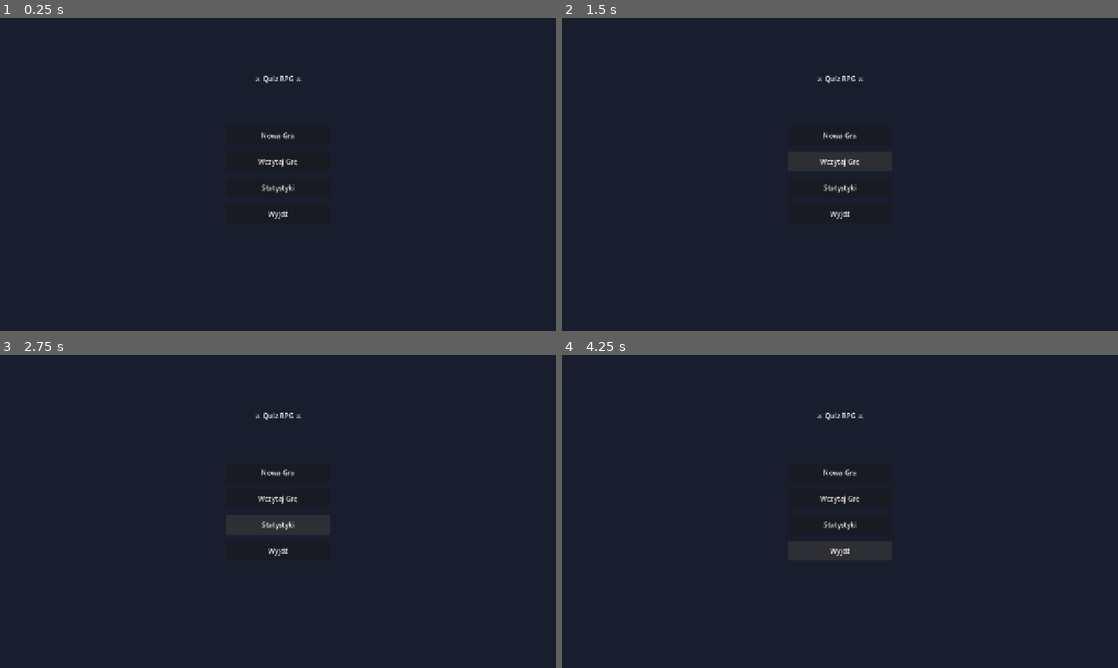
Above: before the commit, frames 1-4 (two rows, left to right).
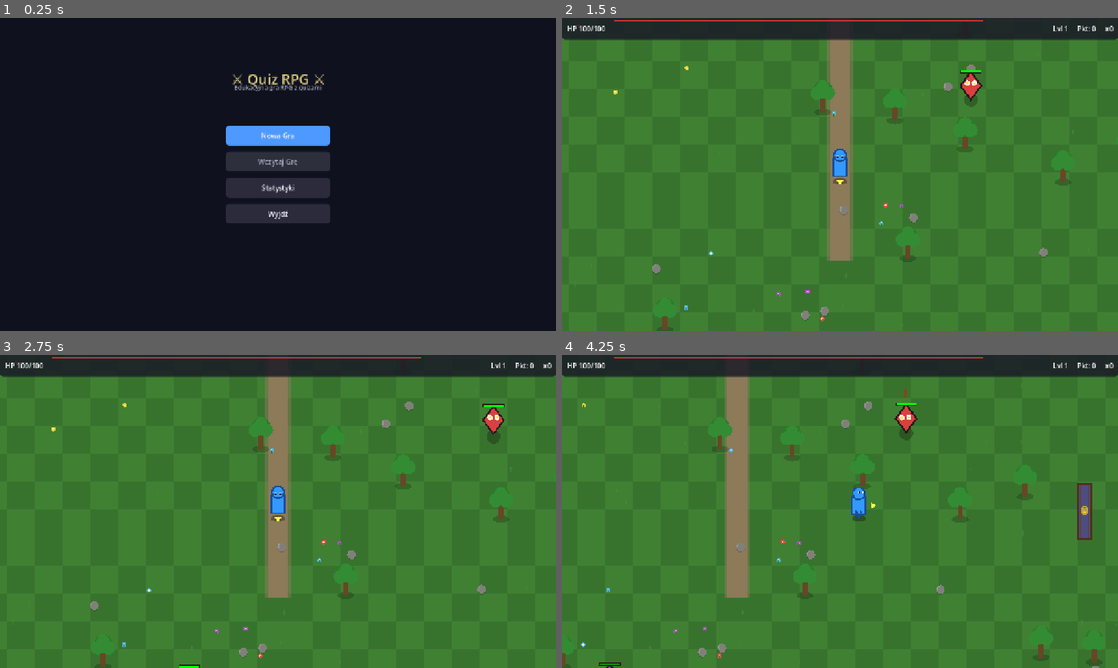
Above: after the commit, the same moments.

Repository: DaVideX12324/Artefakt-Wiedzy
Game: Godot game, scene res://scenes/maps/main_menu.tscn
Same seed, same stepped clock (60 frames per second), same inputs: the game is played once before the commit and once after it.
Inputs (mouse positions are in pixels of both pictures, inside the frame that each line leads up to):
- Up to frame 1 (0.25 s): no input
- Up to frame 2 (1.5 s): click "Nowa Gra" at 0.5 s; click (840, 161) at 1.25 s, where only the run before the commit has a clickable "Wczytaj Grę"
- Up to frame 3 (2.75 s): click (278, 524) at 2 s, where only the run before the commit has a clickable "Statystyki"
- Up to frame 4 (4.25 s): click (840, 549) at 2.75 s, where only the run before the commit has a clickable "Wyjdź"; hold D (move_right) from 3.53 s (still down); hold E (interact) from 3.53 s (still down)

The runs differ from the first frame. In frame 1, 4.9% of the frame differs, in the area x 40-60%, y 17-66%; in frame 2, 94%, in the area x 0-100%, y 0-100%; in frame 3, 94%; in frame 4, 94%.
Error before the commit: Parse Error: Identifier "RoundManager" not declared in the current scope. (res://autoloads/game_manager.gd:70)

Commit message:
Revert "sync(autoloads): game_manager i quiz_manager z BitBombera"
This reverts commit 105582eba1ddc16d01e066dd742e79ef70561035.

Diff:
--- a/autoloads/game_manager.gd
+++ b/autoloads/game_manager.gd
@@ -1,90 +1,106 @@
 extends Node
 
-## Główny menedżer gry BitBomber.
-## Zarządza stanami gry i przejściami między nimi.
+## Główny menedżer gry — zarządza stanami, scenami i zapisami.
 
-var debug_enabled: bool = true # Zmień na false, aby wyciszyć całą grę
-
-enum GameState {
-	MENU,
-	PLAYING,
-	QUIZ_POWERUP,
-	QUIZ_LAST_CHANCE,
-	ROUND_END,
-	GAME_OVER
-}
-
-enum WinCondition {
-	FIRST_TO_X,    ## Wygrywa ten, kto pierwszy zdobędzie X rund
-	MOST_WINS_IN_Y ## Wygrywa ten, kto ma więcej wygranych po Y rundach
-}
+enum GameState { MENU, EXPLORING, QUIZ_COMBAT, QUIZ_PUZZLE, PAUSED, CUTSCENE }
 
 signal state_changed(old_state: GameState, new_state: GameState)
+signal scene_transition_started
+signal scene_transition_finished
 
 var current_state: GameState = GameState.MENU
-
-var num_human_players: int = 1
-var num_bots: int = 1
-var rounds_to_win: int = 3   ## Używane w trybie FIRST_TO_X
-var max_rounds: int = 5      ## Używane w trybie MOST_WINS_IN_Y (max 20)
-var selected_quiz_id: String = ""
-
-## Poziom trudności botów: 0=Easy 1=Medium 2=Hard (mapowane na BotAI.Difficulty)
-var bot_difficulty: int = 0
-
-## Warunek wygranej sesji
-var win_condition: WinCondition = WinCondition.FIRST_TO_X
-
-## Referencja do persistentnego roota (ustawiana przez game.gd)
-var game_node: Node = null
-
-## Tryb embedded: null = standalone, Node = host modułu
-var host_module: Node = null
-
-
-func is_embedded() -> bool:
-	return host_module != null
+var current_map_path: String = ""
+var _transition_in_progress: bool = false
 
 
 func change_state(new_state: GameState) -> void:
-	var old := current_state
+	var old_state = current_state
 	current_state = new_state
-	state_changed.emit(old, new_state)
+	state_changed.emit(old_state, new_state)
 
 
-func is_playing() -> bool:
-	return current_state == GameState.PLAYING
+func is_exploring() -> bool:
+	return current_state == GameState.EXPLORING
 
 
 func is_in_quiz() -> bool:
-	return current_state in [GameState.QUIZ_POWERUP, GameState.QUIZ_LAST_CHANCE]
+	return current_state in [GameState.QUIZ_COMBAT, GameState.QUIZ_PUZZLE]
 
 
-func total_players() -> int:
-	return num_human_players + num_bots
+func transition_to_scene(scene_path: String) -> void:
+	if _transition_in_progress:
+		return
+	_transition_in_progress = true
+	scene_transition_started.emit()
+
+	# Fade out
+	var tree = get_tree()
+	var tween = create_tween()
+	tween.tween_method(_set_fade, 0.0, 1.0, 0.3)
+	await tween.finished
+
+	tree.change_scene_to_file(scene_path)
+	current_map_path = scene_path
+
+	# Fade in
+	await tree.tree_changed
+	tween = create_tween()
+	tween.tween_method(_set_fade, 1.0, 0.0, 0.3)
+	await tween.finished
+
+	_transition_in_progress = false
+	scene_transition_finished.emit()
 
 
-func start_game(human_players: int = 1, bots: int = 1) -> void:
-	num_human_players = human_players
-	num_bots = bots
-	RoundManager.reset_session()
-	change_state(GameState.PLAYING)
-	if game_node:
-		game_node.load_arena()
-	else:
-		get_tree().change_scene_to_file("res://scenes/maps/arena.tscn")
+func _set_fade(value: float) -> void:
+	# Overlay CanvasLayer ustawiony w HUD
+	var fade_rect = get_node_or_null("/root/HUD/FadeOverlay")
+	if fade_rect:
+		fade_rect.modulate.a = value
 
 
-func go_to_menu() -> void:
-	change_state(GameState.MENU)
-	if is_embedded():
-		host_module.emit_signal("exit_requested")
-	elif game_node:
-		game_node.load_menu()
-	else:
-		get_tree().change_scene_to_file("res://scenes/menus/main_menu.tscn")
+## --- Zapis i odczyt gry ---
+
+const SAVE_PATH = "user://savegame.json"
+
+func save_game() -> void:
+	var save_data = {
+		"player_stats": PlayerStats.get_save_data(),
+		"quiz_progress": QuizManager.get_save_data(),
+		"difficulty": DifficultyManager.get_save_data(),
+		"current_map": current_map_path,
+	}
+	var file = FileAccess.open(SAVE_PATH, FileAccess.WRITE)
+	if file:
+		file.store_string(JSON.stringify(save_data, "\t"))
+		file.close()
 
 
-func log_debug(message: Variant, category: String = "GENERAL") -> void:
-	if OS.is_debug_build():
-		print("[%s] %s" % [category.to_upper(), str(message)])
+func load_game() -> bool:
+	if not FileAccess.file_exists(SAVE_PATH):
+		return false
+	var file = FileAccess.open(SAVE_PATH, FileAccess.READ)
+	if not file:
+		return false
+	var json = JSON.new()
+	var result = json.parse(file.get_as_text())
+	file.close()
+	if result != OK:
+		return false
+
+	var data = json.data
+	PlayerStats.load_save_data(data.get("player_stats", {}))
+	QuizManager.load_save_data(data.get("quiz_progress", {}))
+	DifficultyManager.load_save_data(data.get("difficulty", {}))
+
+	if data.has("current_map") and data["current_map"] != "":
+		transition_to_scene(data["current_map"])
+	return true
+
+
+func new_game() -> void:
+	PlayerStats.reset()
+	QuizManager.reset()
+	DifficultyManager.reset()
+	change_state(GameState.EXPLORING)
+	transition_to_scene("res://scenes/maps/world_map.tscn")
--- a/autoloads/quiz_manager.gd
+++ b/autoloads/quiz_manager.gd
@@ -2,27 +2,24 @@
 
 ## Zarządza bazą pytań quizowych, ładowaniem z JSON i walidacją odpowiedzi.
 ## Oddziela warstwę merytoryczną od prezentacji — pytania ładowane z plików JSON.
-##
-## Obsługiwane typy pytań (pole "type" w JSON):
-##   "multiple_choice" — klasyczny wybór jednej z N odpowiedzi (domyślny)
-##   "true_false"      — prawda / fałsz
-##   "fill_tiles"      — uzupełnianie luk kafelkami z puli
-##   "fill_text"       — wpisanie słowa/frazy (z opcjonalnym prefilled_pattern)
-##   "matching"        — łączenie lewej i prawej kolumny w pary
-##
-## Format answer_current() — player_answer: Dictionary:
-##   multiple_choice : { "index": int }
-##   true_false      : { "value": bool }
-##   fill_text       : { "text": String }
-##   fill_tiles      : { "placements": { "0": "wartość", "1": "wartość", ... } }
-##   matching        : { "pairs": [ { "left_index": int, "right_index": int }, ... ] }
 
 signal quiz_loaded(quiz_id: String)
 signal question_answered(correct: bool, question_data: Dictionary)
 signal quiz_completed(quiz_id: String, score: int, total: int)
 
-var _quizzes: Dictionary = {}            # quiz_id -> Array[Dictionary]
-var _answered_questions: Dictionary = {} # question_id -> { "correct": int, "wrong": int }
+## Struktura pytania:
+## {
+##   "id": "q001",
+##   "question": "Treść pytania",
+##   "answers": ["A", "B", "C", "D"],
+##   "correct_index": 0,
+##   "difficulty": 1,        # 1-5
+##   "category": "informatyka",
+##   "explanation": "Opcjonalne wyjaśnienie"
+## }
+
+var _quizzes: Dictionary = {}          # quiz_id -> Array[Dictionary]
+var _answered_questions: Dictionary = {} # question_id -> { correct: bool, times: int }
 var _current_quiz_id: String = ""
 var _current_questions: Array = []
 var _current_question_index: int = 0
@@ -32,10 +29,6 @@
 func _ready() -> void:
 	_load_all_quizzes()
 
-
-# ---------------------------------------------------------------------------
-# Ładowanie quizów
-# ---------------------------------------------------------------------------
 
 ## Ładuje wszystkie pliki .json z folderu res://resources/quizzes/
 func _load_all_quizzes() -> void:
@@ -76,49 +69,21 @@
 		_quizzes[quiz_id] = data
 
 
-# ---------------------------------------------------------------------------
-# Pobieranie pytań
-# ---------------------------------------------------------------------------
-
-## Zwraca przefiltrowaną i przetasowaną listę pytań.
-## allowed_types — pusta tablica = wszystkie typy; np. ["multiple_choice", "true_false"]
-func get_questions(
-	quiz_id: String,
-	difficulty_range: Vector2i = Vector2i(1, 5),
-	count: int = 5,
-	allowed_types: Array = []
-	) -> Array:
+## Zwraca listę pytań przefiltrowaną wg trudności
+func get_questions(quiz_id: String, difficulty_range: Vector2i = Vector2i(1, 5), count: int = 5) -> Array:
 	if not _quizzes.has(quiz_id):
 		push_warning("QuizManager: Quiz '%s' nie istnieje" % quiz_id)
 		return []
 
 	var all_questions: Array = _quizzes[quiz_id]
 	var filtered: Array = []
-	var max_diff_found = 0
-
-	# Etap 1: Sprawdzamy najwyższą dostępną trudność dla pasujących typów
+
 	for q in all_questions:
 		var diff = q.get("difficulty", 1)
-		var qtype = q.get("type", "multiple_choice")
-		if allowed_types.is_empty() or (qtype in allowed_types):
-			max_diff_found = maxi(max_diff_found, diff)
-
-	# Etap 2: Fallback zakresu trudności
-	var actual_range = difficulty_range
-	if max_diff_found > 0 and max_diff_found < difficulty_range.x:
-		actual_range.y = max_diff_found
-		actual_range.x = maxi(1, max_diff_found - 2)
-
-	# Etap 3: Właściwe filtrowanie pytań
-	for q in all_questions:
-		var diff = q.get("difficulty", 1)
-		var qtype = q.get("type", "multiple_choice")
-		var diff_ok = diff >= actual_range.x and diff <= actual_range.y
-		var type_ok = allowed_types.is_empty() or (qtype in allowed_types)
-
-		if diff_ok and type_ok:
+		if diff >= difficulty_range.x and diff <= difficulty_range.y:
 			filtered.append(q)
 
+	# Mieszaj i ogranicz
 	filtered.shuffle()
 	if filtered.size() > count:
 		filtered.resize(count)
@@ -126,18 +91,9 @@
 	return filtered
 
 
-# ---------------------------------------------------------------------------
-# Przepływ quizu
-# ---------------------------------------------------------------------------
-
-## Rozpoczyna quiz — zwraca pierwsze pytanie lub {} jeśli brak pytań.
-func start_quiz(
-	quiz_id: String,
-	difficulty_range: Vector2i = Vector2i(1, 5),
-	count: int = 5,
-	allowed_types: Array = []
-) -> Dictionary:
-	_current_questions = get_questions(quiz_id, difficulty_range, count, allowed_types)
+## Rozpoczyna quiz — zwraca pierwszy question lub null
+func start_quiz(quiz_id: String, difficulty_range: Vector2i = Vector2i(1, 5), count: int = 5) -> Dictionary:
+	_current_questions = get_questions(quiz_id, difficulty_range, count)
 	_current_quiz_id = quiz_id
 	_current_question_index = 0
 	_current_score = 0
@@ -149,15 +105,13 @@
 	return _current_questions[0]
 
 
-## Sprawdza odpowiedź na bieżące pytanie.
-## player_answer: Dictionary — format zależy od pola "type" pytania (patrz nagłówek).
-## Zwraca słownik z wynikiem lub {} jeśli quiz już skończony.
-func answer_current(player_answer: Dictionary) -> Dictionary:
+## Sprawdza odpowiedź na bieżące pytanie
+func answer_current(selected_index: int) -> Dictionary:
 	if _current_question_index >= _current_questions.size():
 		return {}
 
 	var question = _current_questions[_current_question_index]
-	var correct := _check_answer(question, player_answer)
+	var correct = (selected_index == question.get("correct_index", -1))
 
 	if correct:
 		_current_score += 1
@@ -175,17 +129,13 @@
 
 	_current_question_index += 1
 
+	# Czy quiz się skończył?
 	if _current_question_index >= _current_questions.size():
 		quiz_completed.emit(_current_quiz_id, _current_score, _current_questions.size())
 
 	return {
 		"correct": correct,
-		"question_type": question.get("type", "multiple_choice"),
 		"correct_index": question.get("correct_index", 0),
-		"correct_answer": question.get("correct_answer", null),
-		"answer": question.get("answer", ""),
-		"gaps": question.get("gaps", []),
-		"pairs": question.get("pairs", []),
 		"explanation": question.get("explanation", ""),
 		"quiz_finished": _current_question_index >= _current_questions.size(),
 		"score": _current_score,
@@ -193,7 +143,6 @@
 	}
 
 
-## Zwraca bieżące pytanie bez przesuwania indeksu.
 func get_current_question() -> Dictionary:
 	if _current_question_index < _current_questions.size():
 		return _current_questions[_current_question_index]
@@ -204,73 +153,7 @@
 	return _quizzes.keys()
 
 
-# ---------------------------------------------------------------------------
-# Sprawdzanie odpowiedzi — wewnętrzna logika per typ
-# ---------------------------------------------------------------------------
-
-func _check_answer(question: Dictionary, player_answer: Dictionary) -> bool:
-	var qtype = question.get("type", "multiple_choice")
-
-	match qtype:
-		"multiple_choice":
-			return player_answer.get("index", -1) == question.get("correct_index", -1)
-
-		"true_false":
-			return player_answer.get("value", null) == question.get("correct_answer", null)
-
-		"fill_text":
-			var given: String = player_answer.get("text", "").strip_edges()
-			var expected: String = question.get("answer", "")
-			if not question.get("case_sensitive", false):
-				given = given.to_lower()
-				expected = expected.to_lower()
-			var alternatives: Array = question.get("accepted_alternatives", [])
-			if not question.get("case_sensitive", false):
-				alternatives = alternatives.map(func(a): return a.to_lower())
-			return given == expected or given in alternatives
-
-		"fill_tiles":
-			var placements: Dictionary = player_answer.get("placements", {})
-			var gaps: Array = question.get("gaps", [])
-			for gap in gaps:
-				var idx = str(int(gap.get("index", -1)))
-				var player_val = str(placements.get(idx, "")).strip_edges().to_lower()
-				var correct_val = str(gap.get("correct", "")).strip_edges().to_lower()
-				if player_val != correct_val:
-					return false
-			return true
-
-		"matching":
-			var player_pairs: Array = player_answer.get("pairs", [])
-			var correct_pairs: Array = question.get("pairs", [])
-			return _compare_pairs(player_pairs, correct_pairs)
-
-		_:
-			push_warning("QuizManager: Nieznany typ pytania '%s'" % qtype)
-			return false
-
-
-## Porównuje pary (kolejność nieistotna).
-func _compare_pairs(player: Array, correct: Array) -> bool:
-	if player.size() != correct.size():
-		return false
-	for pair in correct:
-		var found := false
-		for p in player:
-			if p.get("left_index", -1) == pair.get("left_index", -1) \
-			and p.get("right_index", -1) == pair.get("right_index", -1):
-				found = true
-				break
-		if not found:
-			return false
-	return true
-
-
-# ---------------------------------------------------------------------------
-# Statystyki / adaptacyjna trudność
-# ---------------------------------------------------------------------------
-
-## Dokładność per kategoria (do DifficultyManager / własnych analiz)
+## Statystyki do adaptacyjnej trudności
 func get_accuracy_for_category(category: String) -> float:
 	var correct_count := 0
 	var total_count := 0
@@ -282,7 +165,7 @@
 					correct_count += _answered_questions[qid]["correct"]
 					total_count += _answered_questions[qid]["correct"] + _answered_questions[qid]["wrong"]
 	if total_count == 0:
-		return 0.5
+		return 0.5  # Domyślnie 50% jeśli brak danych
 	return float(correct_count) / float(total_count)
 
 
@@ -297,9 +180,7 @@
 	return float(correct_count) / float(total_count)
 
 
-# ---------------------------------------------------------------------------
-# Zapis / Odczyt / Reset
-# ---------------------------------------------------------------------------
+## --- Zapis/Odczyt ---
 
 func get_save_data() -> Dictionary:
 	return {
